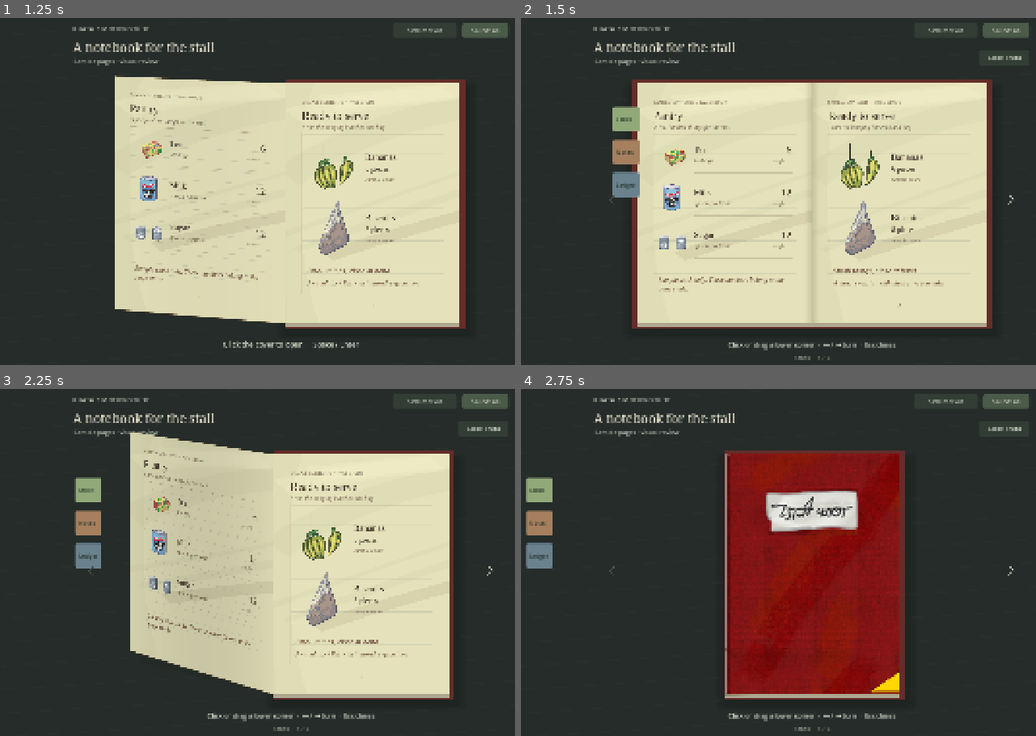
Above: before the commit, frames 1-4 (two rows, left to right).
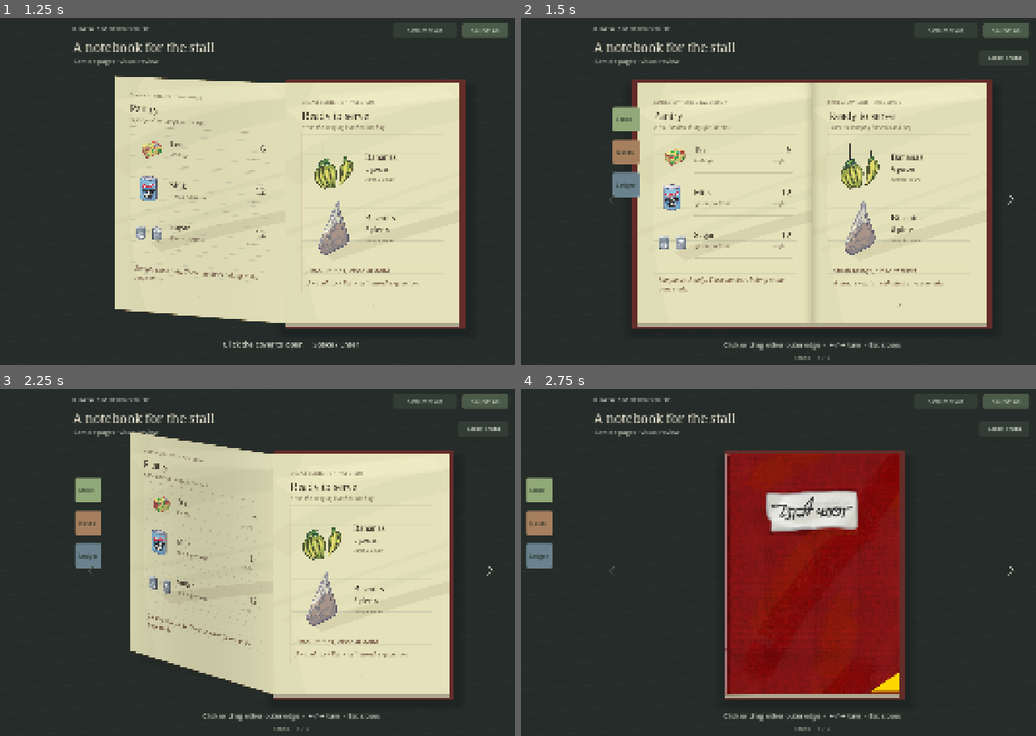
Above: after the commit, the same moments.

Repository: abhikhasnain1/Tong-Manager
Game: Godot game, scene res://scenes/development/KhataPreview.tscn
Two runs of this game, one before a commit and one after it. Both use one fixed random seed, a clock stepped at 60 frames per second and the inputs below. This scene is started directly instead of the project's main scene.
Inputs (mouse positions are in pixels of both pictures, inside the frame that each line leads up to):
- Up to frame 1 (1.25 s): tap Enter at 0.5 s; move the mouse to (432, 170) at 0.52 s; hold Right from 0.53 s (still down); tap G (organize_toggle) at 0.6 s; click (432, 170) at 0.67 s
- Up to frame 2 (1.5 s): release Right at 1.25 s; drag from (680, 208) to (778, 260) at 1.27 s
- Up to frame 3 (2.25 s): tap Space (pour) at 2 s; move the mouse to (355, 479) at 2.02 s; hold Right from 2.03 s (still down); tap Q (quick_wash) at 2.1 s; click (355, 479) at 2.17 s
- Up to frame 4 (2.75 s): keep holding Right

Frame 1 is identical in both runs. In frame 2, 0.3% of the frame differs, in the area x 39-74%, y 93-96%; in frame 3, 0.3%; in frame 4, 0.3%.

Commit message:
Allow Khata page turns along full outer edges

Diff:
--- a/tong-manager/scripts/development/khata_preview.gd
+++ b/tong-manager/scripts/development/khata_preview.gd
@@ -7,6 +7,7 @@
 const TURN_SOUND: AudioStream = preload("res://assets/audio/page_turn.mp3")
 const DESIGN := Vector2(1600, 1000)
 const PAGE_SIZE := Vector2(480, 660)
+const PAGE_EDGE_WIDTH := 85.0
 const SECTIONS := ["Stock", "Notes", "Ledger"]
 const TAB_COLORS := [Color("91a878"), Color("bd916b"), Color("7994a1")]
 const CLOSE_RECT := Rect2(1260, 116, 138, 44)
@@ -26,7 +27,7 @@
 var _drag_start := Vector2.ZERO
 var _drag_distance := 0.0
 var _pointer := Vector2(-1000, -1000)
-var _hover_corner := 0.0
+var _hover_edge := 0.0
 var _target_spread := -1
 var _close_pending := false
 var _motion: Tween
@@ -116,8 +117,8 @@
 
 
 func _process(delta: float) -> void:
-	var wants_corner := opened and not busy and _corner_at(_pointer) != 0
-	_hover_corner = move_toward(_hover_corner, 1.0 if wants_corner else 0.0, delta * 7.0)
+	var wants_edge := opened and not busy and _edge_at(_pointer) != 0
+	_hover_edge = move_toward(_hover_edge, 1.0 if wants_edge else 0.0, delta * 7.0)
 	queue_redraw()
 
 
@@ -125,11 +126,11 @@
 	return Vector2(560 + 240 * opening_amount, 209)
 
 
-func _corner_at(point: Vector2) -> int:
+func _edge_at(point: Vector2) -> int:
 	var local := point - _book_origin()
-	if Rect2(395, 570, 85, 90).has_point(local) and spread < 2:
+	if Rect2(PAGE_SIZE.x - PAGE_EDGE_WIDTH, 0, PAGE_EDGE_WIDTH, PAGE_SIZE.y).has_point(local) and spread < 2:
 		return 1
-	if Rect2(-480, 570, 85, 90).has_point(local) and spread > 0:
+	if Rect2(-PAGE_SIZE.x, 0, PAGE_EDGE_WIDTH, PAGE_SIZE.y).has_point(local) and spread > 0:
 		return -1
 	return 0
 
@@ -141,7 +142,7 @@
 		if dragging:
 			_drag_distance = maxf(_drag_distance, _pointer.distance_to(_drag_start))
 			turn_progress = clampf((_drag_start.x - _pointer.x) * turn_direction / 750.0, 0.0, 1.0)
-		var actionable := _corner_at(_pointer) != 0 or CLOSE_RECT.has_point(_pointer)
+		var actionable := _edge_at(_pointer) != 0 or CLOSE_RECT.has_point(_pointer)
 		if not opened:
 			actionable = Rect2(_book_origin(), PAGE_SIZE).has_point(_pointer)
 		Input.set_default_cursor_shape(Input.CURSOR_POINTING_HAND if actionable and not busy else Input.CURSOR_ARROW)
@@ -207,9 +208,9 @@
 			_target_spread = index
 			_continue_navigation()
 			return
-	var corner := _corner_at(point)
-	if corner != 0:
-		_begin_turn(corner)
+	var edge := _edge_at(point)
+	if edge != 0:
+		_begin_turn(edge)
 		dragging = true
 		_drag_start = point
 		_drag_distance = 0.0
@@ -350,8 +351,8 @@
 			var back_index := front_index + turn_direction
 			var angle := turn_progress * PI if turn_direction > 0 else (1.0 - turn_progress) * PI
 			_draw_sheet(angle, _pages[front_index].get_texture(), _pages[back_index].get_texture(), turn_direction < 0, true)
-		elif _hover_corner > 0.0:
-			_draw_corner(_corner_at(_pointer))
+		elif _hover_edge > 0.0:
+			_draw_edge_hint(_edge_at(_pointer))
 	else:
 		# Right-hand page is revealed as the real cover rotates around the binding.
 		draw_texture_rect(_pages[spread * 2 + 1].get_texture(), Rect2(Vector2.ZERO, PAGE_SIZE), false)
@@ -364,7 +365,7 @@
 			draw_string(_font, tab.position + Vector2(9, 39), SECTIONS[index], HORIZONTAL_ALIGNMENT_LEFT, -1, 16, Color("243129"))
 		_draw_arrow(Vector2(250, 528), -1, spread > 0)
 		_draw_arrow(Vector2(1348, 528), 1, spread < 2)
-		draw_string(_font, Vector2(500, 934), "Click or drag a lower corner  ·  ← / → turn  ·  Esc closes", HORIZONTAL_ALIGNMENT_CENTER, 600, 18, Color("d1d6c7"))
+		draw_string(_font, Vector2(500, 934), "Click or drag either outer edge  ·  ← / → turn  ·  Esc closes", HORIZONTAL_ALIGNMENT_CENTER, 600, 18, Color("d1d6c7"))
 		draw_string(_font, Vector2(500, 968), "%s  ·  %d / 3" % [SECTIONS[spread], spread + 1], HORIZONTAL_ALIGNMENT_CENTER, 600, 16, Color("94a38f"))
 	else:
 		draw_string(_font, Vector2(500, 934), "Click the cover to open  ·  Space / Enter", HORIZONTAL_ALIGNMENT_CENTER, 600, 20, Color("d1d6c7"))
@@ -416,14 +417,15 @@
 		draw_line(Vector2(-index, 0), Vector2(-index, 660), Color(0.20, 0.17, 0.09, alpha), 1)
 
 
-func _draw_corner(direction: int) -> void:
+func _draw_edge_hint(direction: int) -> void:
 	if direction == 0:
 		return
-	var width := 31.0 * _hover_corner
-	var corner := Vector2(480 * direction, 660)
-	var fold := PackedVector2Array([corner + Vector2(-direction * width, 0), corner + Vector2(0, -width), corner + Vector2(-direction * width, -width)])
-	draw_colored_polygon(fold, Color("ded8b1"))
-	draw_line(fold[0], fold[1], Color("a49e7e"), 1.3, true)
+	var edge_x := PAGE_SIZE.x * direction
+	# The hint follows the full usable side, matching the click/drag region.
+	for offset in range(12):
+		var alpha := (1.0 - float(offset) / 12.0) * 0.45 * _hover_edge
+		var x := edge_x - direction * (offset + 1)
+		draw_line(Vector2(x, 0), Vector2(x, PAGE_SIZE.y), Color(1.0, 0.98, 0.85, alpha), 1.0)
 
 
 func _draw_arrow(center: Vector2, direction: int, enabled: bool) -> void:
--- a/tong-manager/tests/khata_motion_preview_test.gd
+++ b/tong-manager/tests/khata_motion_preview_test.gd
@@ -78,21 +78,43 @@
 	await settle()
 	check(preview.opened, "Enter opens the cover")
 	await capture("open")
-	var right_corner: Vector2 = preview._book_origin() + Vector2(460, 640)
-	await mouse(right_corner, true)
-	await move(right_corner - Vector2(160, 0))
-	await mouse(right_corner - Vector2(160, 0), false)
+	# Real clicks at the top, middle and bottom must work on both outer sides.
+	# The middle of a page and the area beyond its top must remain inert.
+	for height in [2.0, 330.0, 658.0]:
+		var right: Vector2 = preview._book_origin() + Vector2(460, height)
+		await mouse(right, true)
+		await mouse(right, false)
+		await settle()
+		check(preview.spread == 1, "Right edge click turns forward at y=%s" % height)
+		var left: Vector2 = preview._book_origin() + Vector2(-460, height)
+		await mouse(left, true)
+		await mouse(left, false)
+		await settle()
+		check(preview.spread == 0, "Left edge click turns back at y=%s" % height)
+	for offset in [Vector2(240, 330), Vector2(460, -5)]:
+		var point: Vector2 = preview._book_origin() + offset
+		await mouse(point, true)
+		await mouse(point, false)
+		check(not preview.busy and preview.spread == 0, "Click outside outer edge does not turn: %s" % offset)
+	var right_edge: Vector2 = preview._book_origin() + Vector2(460, 330)
+	await move(right_edge)
+	await frames(18)
+	check(Input.get_current_cursor_shape() == Input.CURSOR_POINTING_HAND, "Middle of outer edge has a hand cursor")
+	await capture("edge-hover")
+	await mouse(right_edge, true)
+	await move(right_edge - Vector2(160, 0))
+	await mouse(right_edge - Vector2(160, 0), false)
 	await settle()
-	check(preview.spread == 0, "Short corner drag returns the sheet without changing spread")
-	await mouse(right_corner, true)
-	await move(right_corner - Vector2(285, 0))
+	check(preview.spread == 0, "Short edge drag returns the sheet without changing spread")
+	await mouse(right_edge, true)
+	await move(right_edge - Vector2(285, 0))
 	check(preview.dragging and preview.turn_progress > 0.3, "Pointer drives lifted sheet")
 	await capture("turn-front")
-	await move(right_corner - Vector2(374, 0))
+	await move(right_edge - Vector2(374, 0))
 	await capture("turn-midpoint")
-	await move(right_corner - Vector2(510, 0))
+	await move(right_edge - Vector2(510, 0))
 	await capture("turn-back")
-	await mouse(right_corner - Vector2(510, 0), false)
+	await mouse(right_edge - Vector2(510, 0), false)
 	await settle()
 	check(preview.spread == 1, "Long drag completes one forward turn")
 	await capture("notes")
@@ -108,14 +130,14 @@
 	await capture("ledger")
 	await tap(KEY_RIGHT)
 	check(not preview.busy and preview.spread == 2, "Cannot turn after final spread")
-	var left_corner: Vector2 = preview._book_origin() + Vector2(-460, 640)
-	await mouse(left_corner, true)
-	await move(left_corner + Vector2(350, 0))
+	var left_edge: Vector2 = preview._book_origin() + Vector2(-460, 330)
+	await mouse(left_edge, true)
+	await move(left_edge + Vector2(350, 0))
 	await capture("turn-reverse")
 	await tap(KEY_ESCAPE)
 	await settle()
-	check(preview.spread == 2 and preview.opened, "Escape cancels corner drag without closing")
-	await mouse(left_corner, false)
+	check(preview.spread == 2 and preview.opened, "Escape cancels edge drag without closing")
+	await mouse(left_edge, false)
 	await tap(KEY_LEFT)
 	await tap(KEY_ESCAPE)
 	await settle()
@@ -126,18 +148,18 @@
 	await mouse(preview._tab_rect(0).get_center(), true)
 	await mouse(preview._tab_rect(0).get_center(), false)
 	await settle()
-	await mouse(right_corner, true)
-	await move(right_corner - Vector2(130, 0))
+	await mouse(right_edge, true)
+	await move(right_edge - Vector2(130, 0))
 	preview.notification(Node.NOTIFICATION_APPLICATION_FOCUS_OUT)
 	await settle()
 	check(not preview.dragging and preview.spread == 0, "Focus loss releases a short held turn")
-	await mouse(right_corner, false)
-	await mouse(right_corner, true)
-	await move(right_corner - Vector2(510, 0))
+	await mouse(right_edge, false)
+	await mouse(right_edge, true)
+	await move(right_edge - Vector2(510, 0))
 	preview._fit()
 	await settle()
 	check(preview.spread == 0 and not preview.dragging, "Resize cancels even a long held turn")
-	await mouse(right_corner, false)
+	await mouse(right_edge, false)
 	await tap(KEY_S)
 	check(preview.slow_motion, "Slow motion toggle is available for review")
 	await tap(KEY_S)
Not shown, changed: tong-manager/scenes/development/KhataPreview.md
